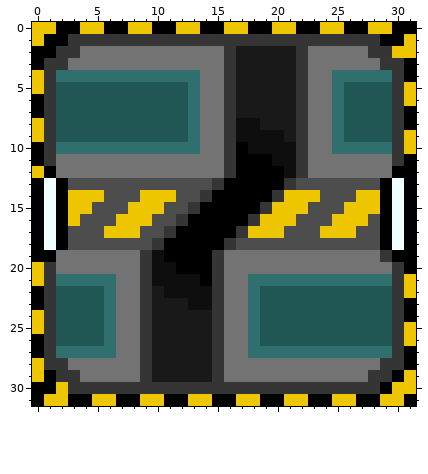
One commit to this pixel-art sprite: Assets/Sprites/Misc/goal_door4.png. The first picture shows the starting point.
The file is 64x64 pixels, drawn in blocks of 2x2; one block is one cell here. Colours within 5 levels of each other are drawn and written as one.
After the commit:
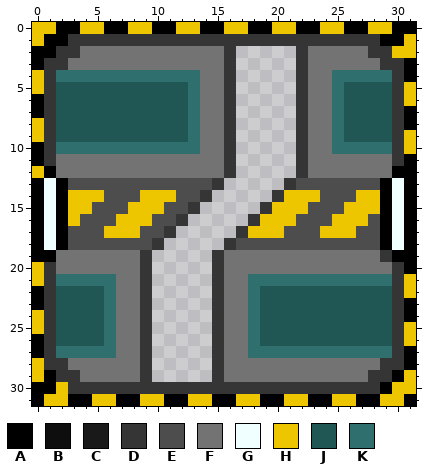
Palette (. is transparent): A #000000  B #0e0e0e  C #191919  D #353535  E #4d4d4d  F #737373  G #f0ffff  H #eec600  J #205755  K #2f6f6d
Changes in this commit:
@@ x 8..23 @@
  1 DDDDDDDDDDDDDDDD
- 2 FFFFFFFFDCCCCCDF
- 3 FFFFFFFFDCCCCCDF
- 4 KKKKKKFFDCCCCCDF
- 5 JJJJJKFFDCCCCCDF
- 6 JJJJJKFFDCCCCCDF
- 7 JJJJJKFFDCCCCCDF
- 8 JJJJJKFFDBBCCCDF
- 9 JJJJJKFFDBBBBCDF
-10 KKKKKKFFDABBBBDF
-11 FFFFFFFFDAAABBDF
-12 FFFFFFFFDAAAABDF
-13 EEEEEEEDAAAAADEE
-14 EHHHEEDAAAAADHHH
-15 HHHEEDAAAAADHHHE
-16 HHEEDAAAAADHHHEE
-17 HEEDAAAAADHHHEEE
-18 EEDAAAAADEEEEEEE
-19 FDBAAAADFFFFFFFF
-20 FDBBAAADFFFFFFFF
-21 FDBBBBADFFKKKKKK
-22 FDCBBBBDFFKJJJJJ
-23 FDCCCBBDFFKJJJJJ
-24 FDCCCCCDFFKJJJJJ
-25 FDCCCCCDFFKJJJJJ
-26 FDCCCCCDFFKJJJJJ
-27 FDCCCCCDFFKKKKKK
-28 FDCCCCCDFFFFFFFF
-29 FDCCCCCDFFFFFFFF
+ 2 FFFFFFFFD.....DF
+ 3 FFFFFFFFD.....DF
+ 4 KKKKKKFFD.....DF
+ 5 JJJJJKFFD.....DF
+ 6 JJJJJKFFD.....DF
+ 7 JJJJJKFFD.....DF
+ 8 JJJJJKFFD.....DF
+ 9 JJJJJKFFD.....DF
+10 KKKKKKFFD.....DF
+11 FFFFFFFFD.....DF
+12 FFFFFFFFD.....DF
+13 EEEEEEED.....DEE
+14 EHHHEED.....DHHH
+15 HHHEED.....DHHHE
+16 HHEED.....DHHHEE
+17 HEED.....DHHHEEE
+18 EED.....DEEEEEEE
+19 FD.....DFFFFFFFF
+20 FD.....DFFFFFFFF
+21 FD.....DFFKKKKKK
+22 FD.....DFFKJJJJJ
+23 FD.....DFFKJJJJJ
+24 FD.....DFFKJJJJJ
+25 FD.....DFFKJJJJJ
+26 FD.....DFFKJJJJJ
+27 FD.....DFFKKKKKK
+28 FD.....DFFFFFFFF
+29 FD.....DFFFFFFFF
 30 DDDDDDDDDDDDDDDD
Changed places in both pictures, as pixel boxes (x1, y1, x2, y2):
erased: (152, 46, 296, 382)
